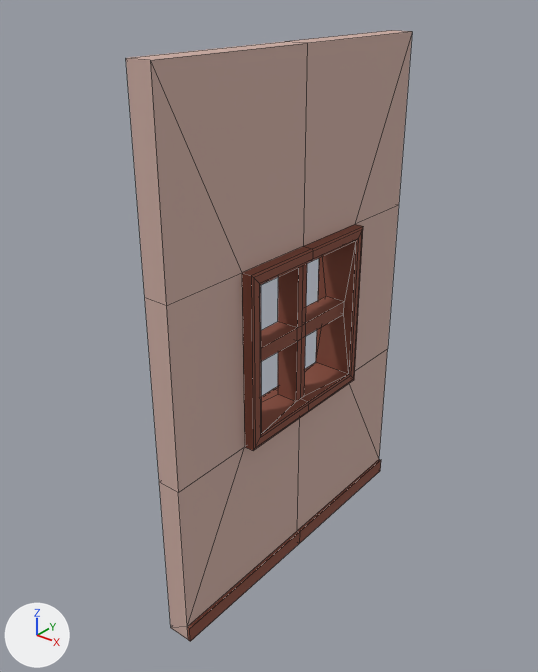
The FBX model 3D/Kit_Modulaire/T_Fenetre_02.fbx, before and after one commit.
Camera for both pictures: a camera (50 mm lens) standing at (2.33, -3.04, 3.29) and looking at (-0.02, -0.09, 1.46). Lighting does not change. The marker at lower left points along +X, +Y and +Z. Mesh edges are drawn as thin lines. Where no turn or scale is listed for an object, it has been applied to the vertices.

Objects in the first picture: 'T_Fenetre_02'.
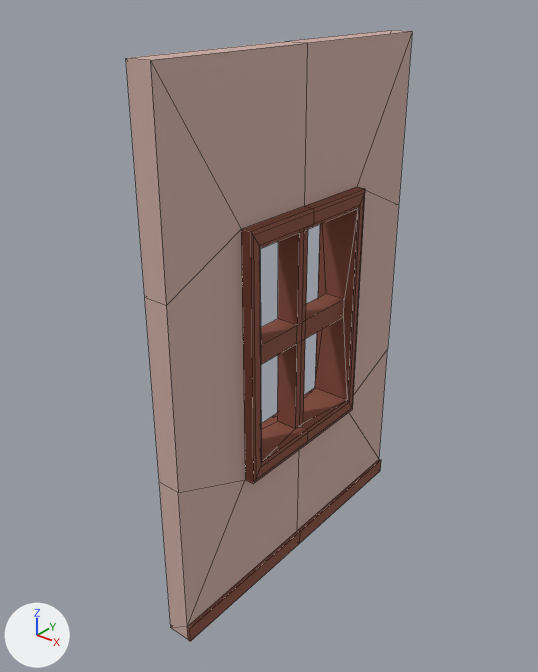
What changed in the scene script:
```text
Change me_mesh:
    where me_mesh.from_pydata(...)  # 121 vertices, 132 faces; spans x -0.06..0.2, y -1.0..1.0, z 0.0..3.0
    used by ob_t_fenetre_02; location = (0.0, 0.0, 0.0)
    me_mesh part 1: all 92 vertices in x -0.06..0.2, y -0.5..0.5, z 1.0..2.0 are scaled about their middle by (1, 1, 1.43)
```

Where the change shows, as pixel boxes (x1, y1, x2, y2) in the pictures (538 x 672 px; the box of a moved part takes in the faces that stretch with it):
part 1 of me_mesh, moved or reshaped: (150, 33, 412, 621) in both
